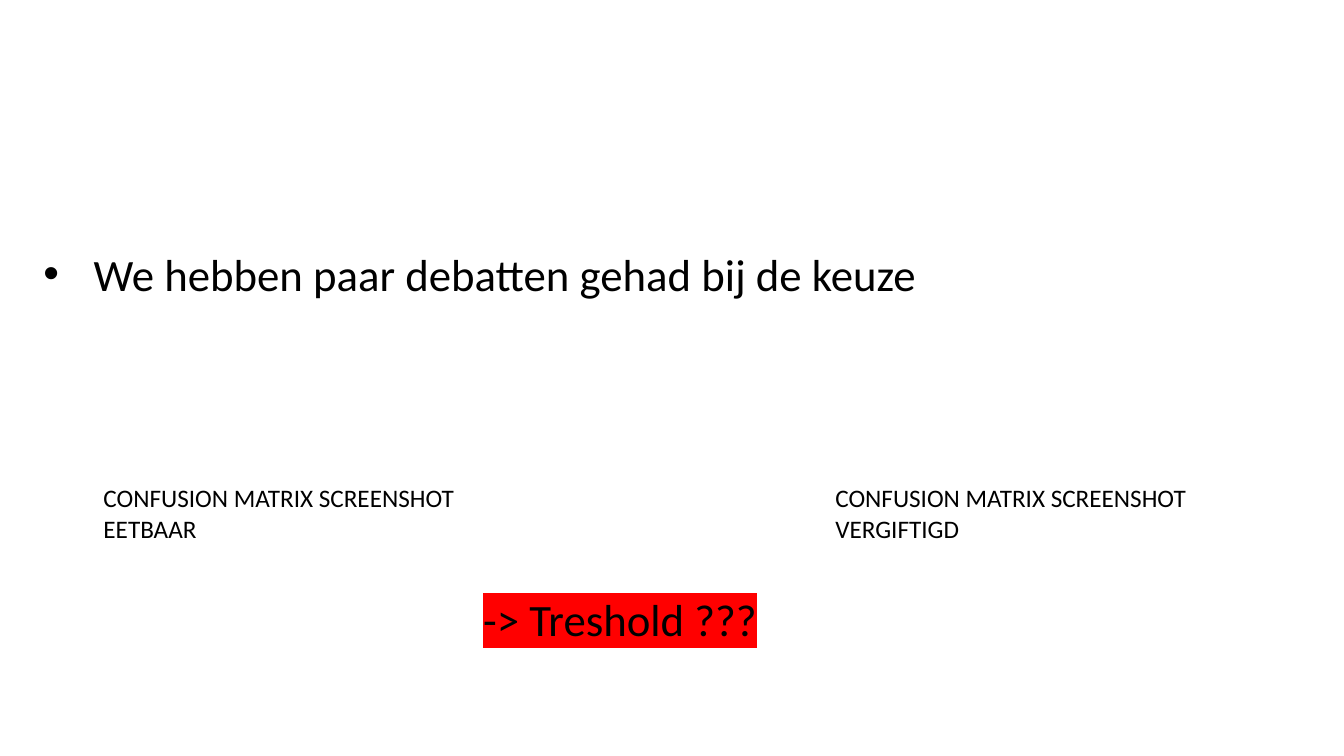
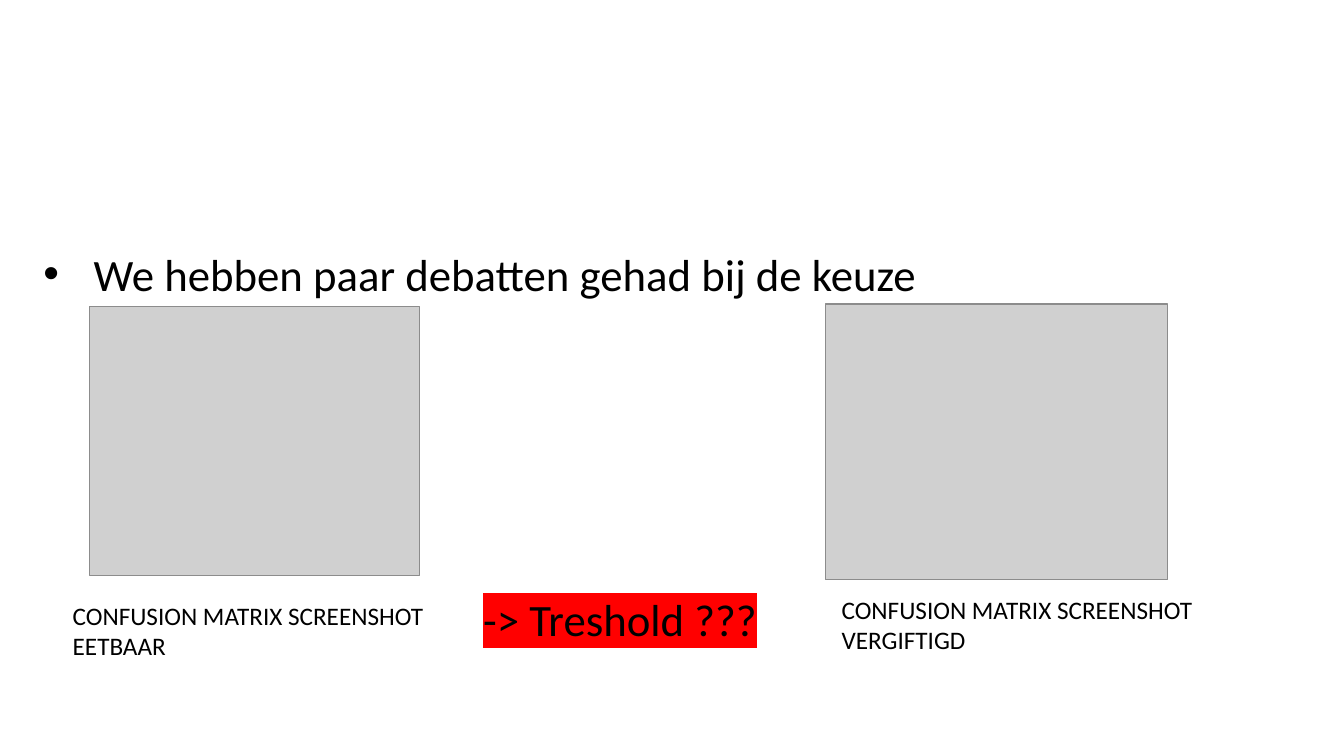
Before and after one commit to dmitcher7/CloudAI-Challenge, a slide deck: slide 10 of Presentatie Cloud AI.pptx. Drawn at 1344x756 pixels with LibreOffice and Linux fonts; fonts in the diff are those of the drawing; grey boxes stand for pictures; background and template pictures are left out. Boxes give left, top, right and bottom in pixels: in the first picture for what was removed or moved away, otherwise in the second. Text is boxed around its words. In the diff, an @@ line names an element or a change of style, - is before the commit and + after.

Commit message:
last push dimi + powerpoint

```diff
--- a/Presentatie Cloud AI.pptx
+++ b/Presentatie Cloud AI.pptx
@@ picture added at box(90, 307, 419, 576) @@
@@ picture added at box(826, 304, 1169, 581) @@
@@ text "CONFUSION MATRIX SCREENSHOT EETBAAR": place and size @@
-text "CONFUSION MATRIX SCREENSHOT EETBAAR" at box(103, 490, 454, 538)
+text "CONFUSION MATRIX SCREENSHOT EETBAAR" at box(73, 608, 423, 655)
@@ text "CONFUSION MATRIX SCREENSHOT VERGIFTIGD": place and size @@
-text "CONFUSION MATRIX SCREENSHOT VERGIFTIGD" at box(835, 490, 1186, 538)
+text "CONFUSION MATRIX SCREENSHOT VERGIFTIGD" at box(842, 602, 1192, 649)
```
Also in this commit, not shown: 2 other files.
